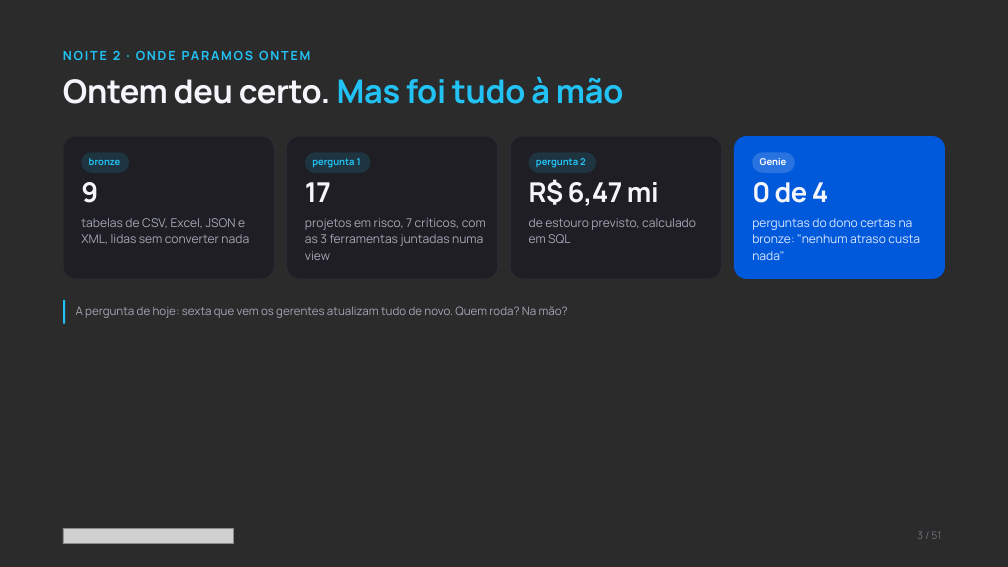
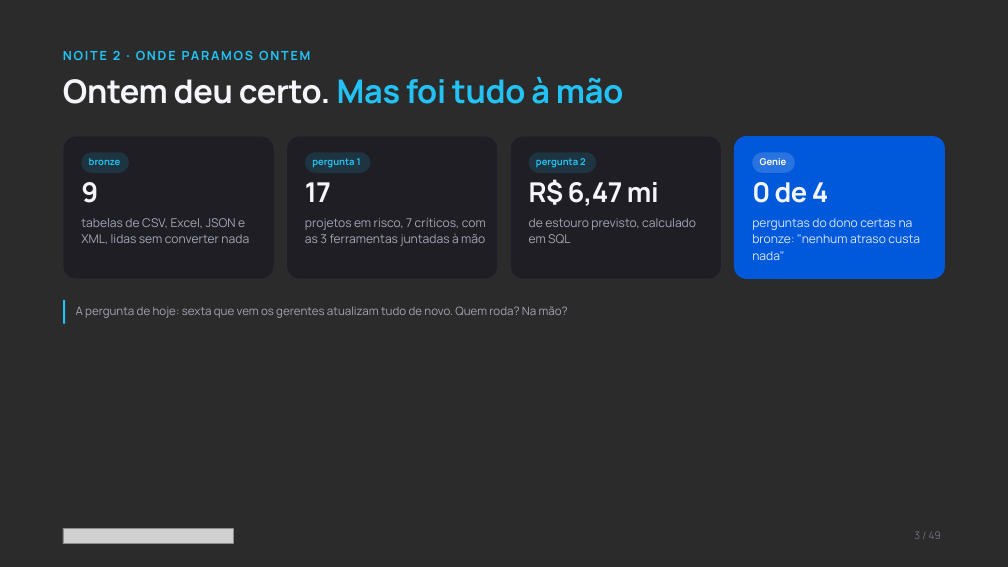
Before and after one commit to AugustoKoche-AI/ImersaoControlTower, a slide deck: slide 3 of slides/pptx/Lançamento Outubro - Aula 02.pptx. Drawn at 1008x567 pixels with LibreOffice and Linux fonts; fonts in the diff are those of the drawing; grey boxes stand for pictures; background and template pictures are left out; a plain dark background stands for a picture behind light text. Boxes give left, top, right and bottom in pixels: in the first picture for what was removed or moved away, otherwise in the second. Text is boxed around its words. In the diff, an @@ line names an element or a change of style, - is before the commit and + after.

```diff
--- a/slides/pptx/Lançamento Outubro - Aula 02.pptx
+++ b/slides/pptx/Lançamento Outubro - Aula 02.pptx
@@ text at [305, 218, 486, 246]: text changed @@
-projetos em risco, 7 críticos, com as 3 ferramentas juntadas numa view
+projetos em risco, 7 críticos, com as 3 ferramentas juntadas à mão
@@ text at [914, 531, 941, 539]: text changed @@
-3 / 51
+3 / 49
```
Also in this commit, not shown: 45 other slides changed, 1 slide added, 3 slides removed, 9 other files.
